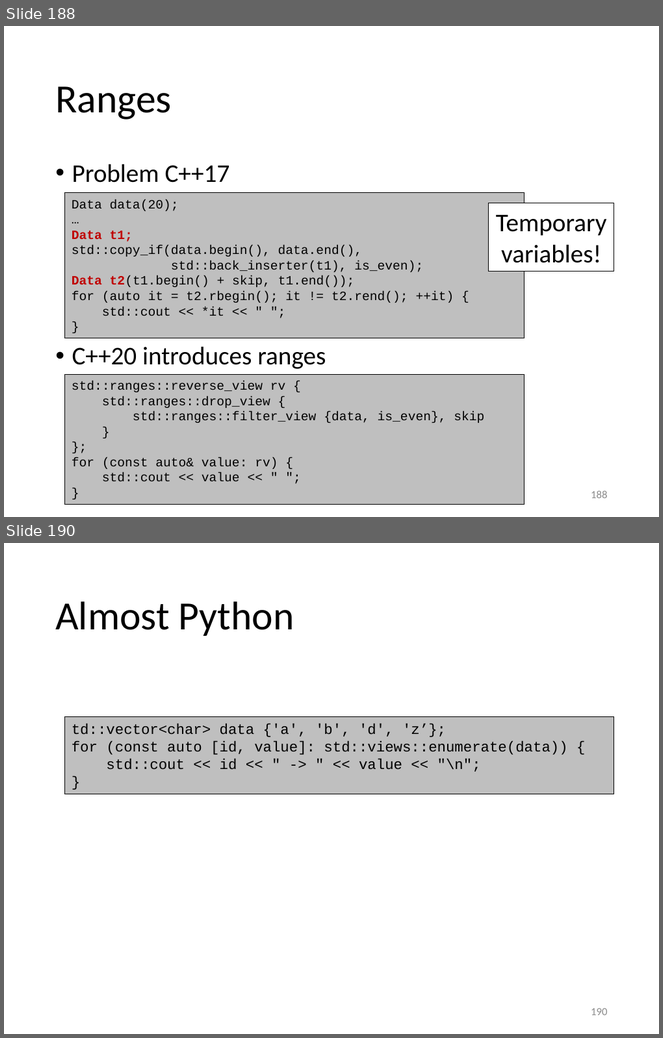
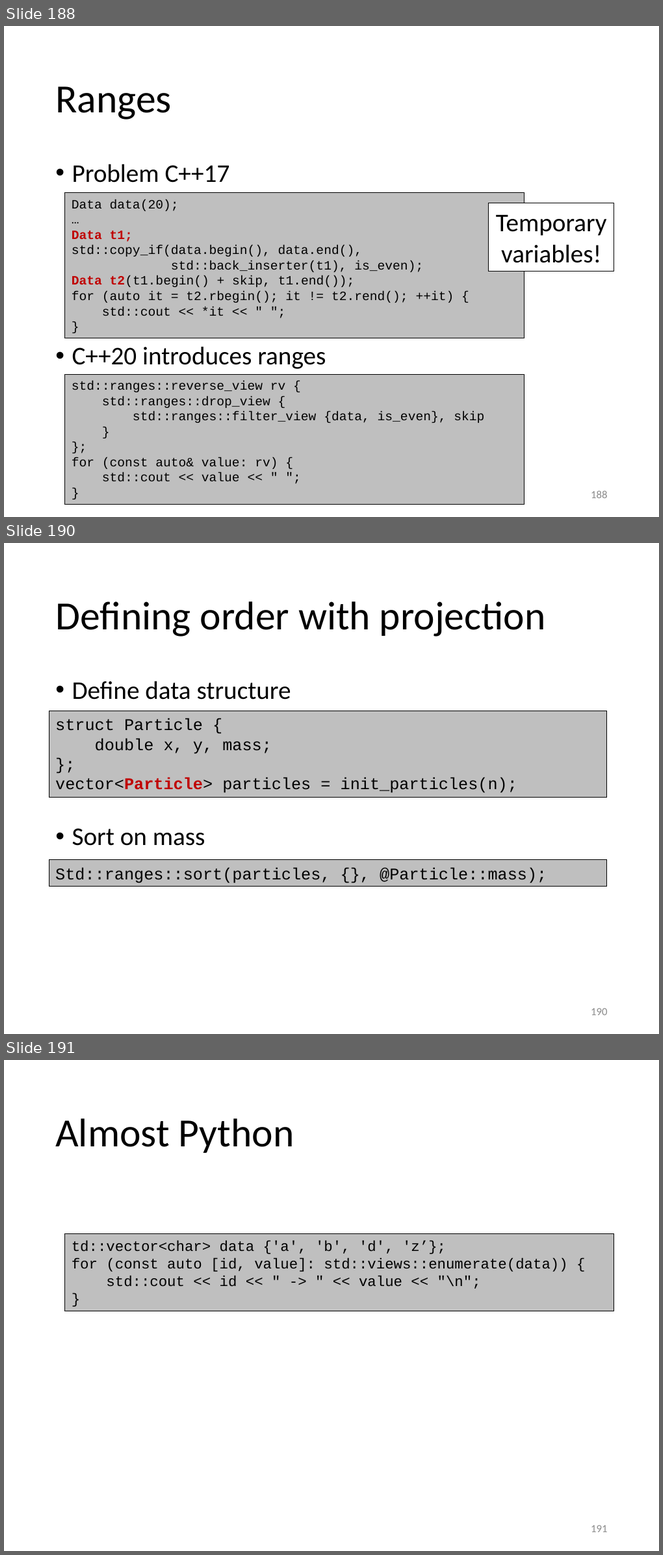
Before and after one commit to gjbex/Scientific-C-plus-plus, a slide deck: scientific_cpp.pptx. Shown one above the other, each under a label of ours: slides 188 and 190 before the commit, slides 188, 190 and 191 after it; the slides between them are not shown. The pictures are 663x1038 and 663x1555 pixels, drawn with LibreOffice and Linux fonts; fonts in the diff are those of the drawing. Boxes give left, top, right and bottom in pixels: in the first picture for what was removed or moved away, otherwise in the second. Text is boxed around its words. In the diff, an @@ line names an element or a change of style, - is before the commit and + after.

Commit message:
Update slides
* Add link to code examples of subjects left out of the slides.
* Add slide on attribute projection for ranges

```diff
--- a/scientific_cpp.pptx
+++ b/scientific_cpp.pptx
@@ slide 190 added at <box>4,543,659,1034</box>, background #FFFFFF @@
@@ title added at <box>55,601,546,637</box>, 44 pt, text #000000 @@
+Defining order with projection
@@ text added at <box>72,681,291,846</box>, 28 pt, text #000000 @@
+• Define data structure
+• Sort on mass
@@ rectangle added at <box>50,711,607,797</box>, fill #BFBFBF, outline #000000 0.75 pt, 18 pt, text #000000 @@
+struct Particle {
+double x, y, mass;
+};
+vector<Particle> particles = init_particles(n);
@@ rectangle added at <box>50,860,607,886</box>, fill #BFBFBF, outline #000000 0.75 pt, 18 pt, text #000000 @@
+Std::ranges::sort(particles, {}, @Particle::mass);
@@ page number added at <box>591,1008,608,1016</box>, 12 pt, text #8C8C8C @@
+190
@@ what was slide 190 is now slide 191 @@
@@ page number at <box>591,1525,608,1533</box>: text changed @@
-190
+191
```
Also in this commit, not shown: 8 slides changed.
